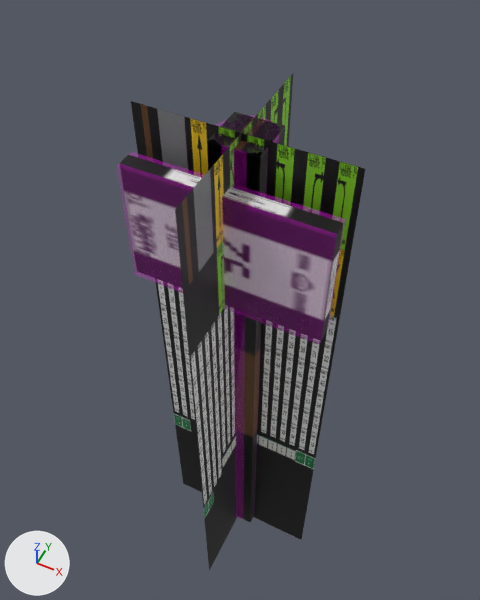
What one commit did to the COLLADA model beamng-props/mile-marker/export/dae/milemarker_092.dae.
One viewpoint serves both versions: a 50 mm camera at (0.427, -0.859, 2.115) aimed at (-0.061, 0.118, 0.894). The lights are fixed; the arrows at lower left show +X, +Y and +Z. The first picture is the older version. Where no turn or scale is listed for an object, it has been applied to the vertices.

The older version as bpy lines, for what is in view:
```python
ob_colmesh_post_1 = bpy.data.objects.new('Colmesh_post-1', me_colmesh_post_1)
ob_colmesh_post_1.location = (0.0, 0.0, 0.0)
ob_colmesh_sign_1 = bpy.data.objects.new('Colmesh_sign-1', me_colmesh_sign_1)
ob_colmesh_sign_1.location = (0.0, 0.0, 0.0)
ob_milemarker_092_a200 = bpy.data.objects.new('milemarker_092_a200', me_milemarker_092_a200)
ob_milemarker_092_a200.location = (0.0, 0.0, 0.0)
ob_milemarker_092_a50 = bpy.data.objects.new('milemarker_092_a50', me_milemarker_092_a50)
ob_milemarker_092_a50.location = (0.0, 0.0, 0.0)
ob_milemarker_092_a800 = bpy.data.objects.new('milemarker_092_a800', me_milemarker_092_a800)
ob_milemarker_092_a800.location = (0.0, 0.0, 0.0)
# me_milemarker_092_a800
# before: 1 (-0.05, -0.027, 1.45) at pixel (207, 140), 3 (-0.05, 0.072, 1.45) at pixel (234, 111), 5 (0.05, -0.027, 1.45) at pixel (260, 156), 7 (0.05, 0.072, 1.45) at pixel (285, 125)
# me_milemarker_092_a200
# before: 1 (-0.05, -0.027, 1.45) at pixel (207, 140), 3 (0.017, 0.072, 1.45) at pixel (268, 121), 5 (0.05, -0.027, 1.45) at pixel (260, 156)
```
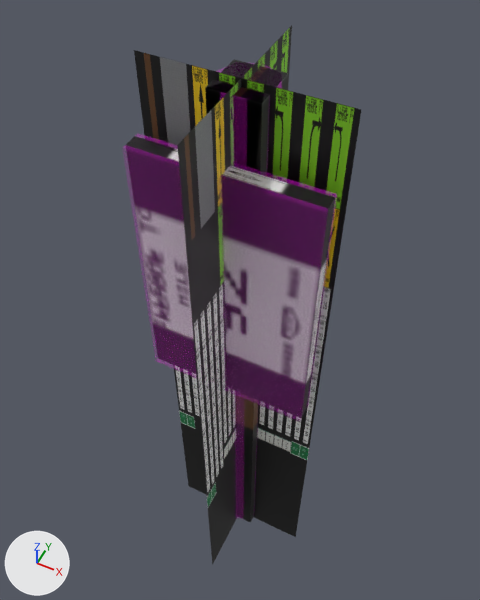
Diff of the bpy script that builds the scene:
```diff
--- a/beamng-props/mile-marker/export/dae/milemarker_092.dae.py
+++ b/beamng-props/mile-marker/export/dae/milemarker_092.dae.py
@@ me_milemarker_092_a800 @@
 # used by ob_milemarker_092_a800; location = (0.0, 0.0, 0.0)
-me_milemarker_092_a800.from_pydata(...)  # 16 vertices, 24 faces; spans x -0.21..0.21, y -0.072..0.072, z 0.0..1.45
+me_milemarker_092_a800.from_pydata(...)  # 16 vertices, 24 faces; spans x -0.19..0.19, y -0.072..0.072, z 0.0..1.55
+# me_milemarker_092_a800 part 1: the loose piece of 8 vertices spanning x -0.21..0.21, y -0.072..-0.042, z 1.1..1.38 is scaled about its middle by (0.905, 1, 2.21), then moved by (0.0, 0.0, -0.124)
+# me_milemarker_092_a800 part 2
+for i in [1, 3, 5, 7]: me_milemarker_092_a800.vertices[i].co += Vector((0.0, 0.0, 0.1))
 me_milemarker_092_a800.materials.append(mat_parkersignatlas)
@@ me_milemarker_092_a200 @@
 # used by ob_milemarker_092_a200; location = (0.0, 0.0, 0.0)
-me_milemarker_092_a200.from_pydata(...)  # 10 vertices, 12 faces; spans x -0.21..0.21, y -0.062..0.072, z 0.0..1.45
-me_milemarker_092_a200.vertices[6].co = (-0.21, -0.052, 1.38)  # pixel (125, 157)
-me_milemarker_092_a200.vertices[7].co = (-0.21, -0.062, 1.1)
-me_milemarker_092_a200.vertices[8].co = (0.21, -0.052, 1.1)  # pixel (325, 333)
-me_milemarker_092_a200.vertices[9].co = (0.21, -0.062, 1.38)  # pixel (339, 230)
+me_milemarker_092_a200.from_pydata(...)  # 10 vertices, 12 faces; spans x -0.19..0.19, y -0.062..0.072, z 0.0..1.55
+# me_milemarker_092_a200 part 3
+for i in [1, 3, 5]: me_milemarker_092_a200.vertices[i].co += Vector((0.0, 0.0, 0.1))
+me_milemarker_092_a200.vertices[6].co = (-0.19, -0.052, 1.426)  # pixel (131, 139)
+me_milemarker_092_a200.vertices[7].co = (-0.19, -0.062, 0.806)
+me_milemarker_092_a200.vertices[8].co = (0.19, -0.052, 0.806)  # pixel (304, 411)
+me_milemarker_092_a200.vertices[9].co = (0.19, -0.062, 1.426)  # pixel (330, 204)
 me_milemarker_092_a200.materials.append(mat_parkersignatlas)
@@ me_milemarker_092_a50 @@
 # used by ob_milemarker_092_a50; location = (0.0, 0.0, 0.0)
-me_milemarker_092_a50.from_pydata(...)  # 8 vertices, 4 faces; spans x -0.22..0.22, y -0.22..0.22, z -0.014..1.464
+me_milemarker_092_a50.from_pydata(...)  # 8 vertices, 4 faces; spans x -0.199..0.199, y -0.199..0.199, z -0.015..1.566
+# me_milemarker_092_a50 part 4: the whole mesh is scaled about its middle by (0.905, 0.905, 1.07), then moved by (0.0, 0.0, 0.05)
 me_milemarker_092_a50.materials.append(mat_parkersignatlas)
@@ me_colmesh_post_1 @@
 # used by ob_colmesh_post_1; location = (0.0, 0.0, 0.0)
-me_colmesh_post_1.from_pydata(...)  # 16 vertices, 28 faces; spans x -0.06..0.06, y -0.037..0.082, z 0.0..1.45
+me_colmesh_post_1.from_pydata(...)  # 16 vertices, 28 faces; spans x -0.06..0.06, y -0.037..0.082, z 0.0..1.55
+# me_colmesh_post_1 part 5: the whole mesh is scaled about its middle by (1, 1, 1.07), then moved by (0.0, 0.0, 0.05)
 me_colmesh_post_1.materials.append(mat_colmesh_material)
@@ me_colmesh_sign_1 @@
 # used by ob_colmesh_sign_1; location = (0.0, 0.0, 0.0)
-me_colmesh_sign_1.from_pydata(...)  # 8 vertices, 12 faces; spans x -0.21..0.21, y -0.082..-0.032, z 1.1..1.38
+me_colmesh_sign_1.from_pydata(...)  # 8 vertices, 12 faces; spans x -0.19..0.19, y -0.082..-0.032, z 0.806..1.426
+# me_colmesh_sign_1 part 6: the whole mesh is scaled about its middle by (0.905, 1, 2.21), then moved by (0.0, 0.0, -0.124)
 me_colmesh_sign_1.materials.append(mat_colmesh_material)
```

Changed parts and their boxes (x1, y1, x2, y2) in the pictures (480 x 600 px; the box of a moved part takes in the faces that stretch with it):
'milemarker_092_a50', rescaled (9% taller)
    before: (131, 73, 365, 570)
    after: (134, 25, 361, 565)
'Colmesh_sign-1', moved, rescaled (6% narrower, 49% taller)
    before: (116, 152, 346, 345)
    after: (122, 133, 337, 422)
'milemarker_092_a800', reshaped (6% narrower, 13% taller)
    before: (120, 112, 343, 523)
    after: (126, 59, 335, 523)
'Colmesh_post-1', rescaled (13% taller)
    before: (214, 115, 280, 519)
    after: (213, 62, 282, 519)
'milemarker_092_a200', reshaped
    before: (247, 122, 267, 156)
    after: (248, 69, 270, 102)
part 1 of me_milemarker_092_a800, moved or reshaped
    before: (120, 155, 343, 341)
    after: (126, 136, 335, 418)
part 2 of me_milemarker_092_a800, moved or reshaped
    before: (208, 112, 285, 523)
    after: (205, 59, 288, 523)
